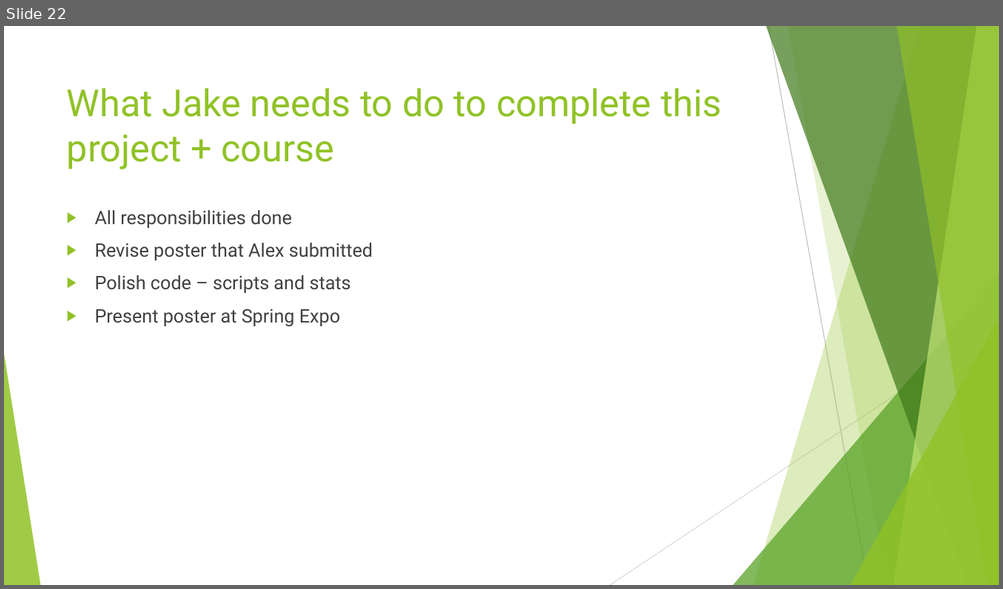
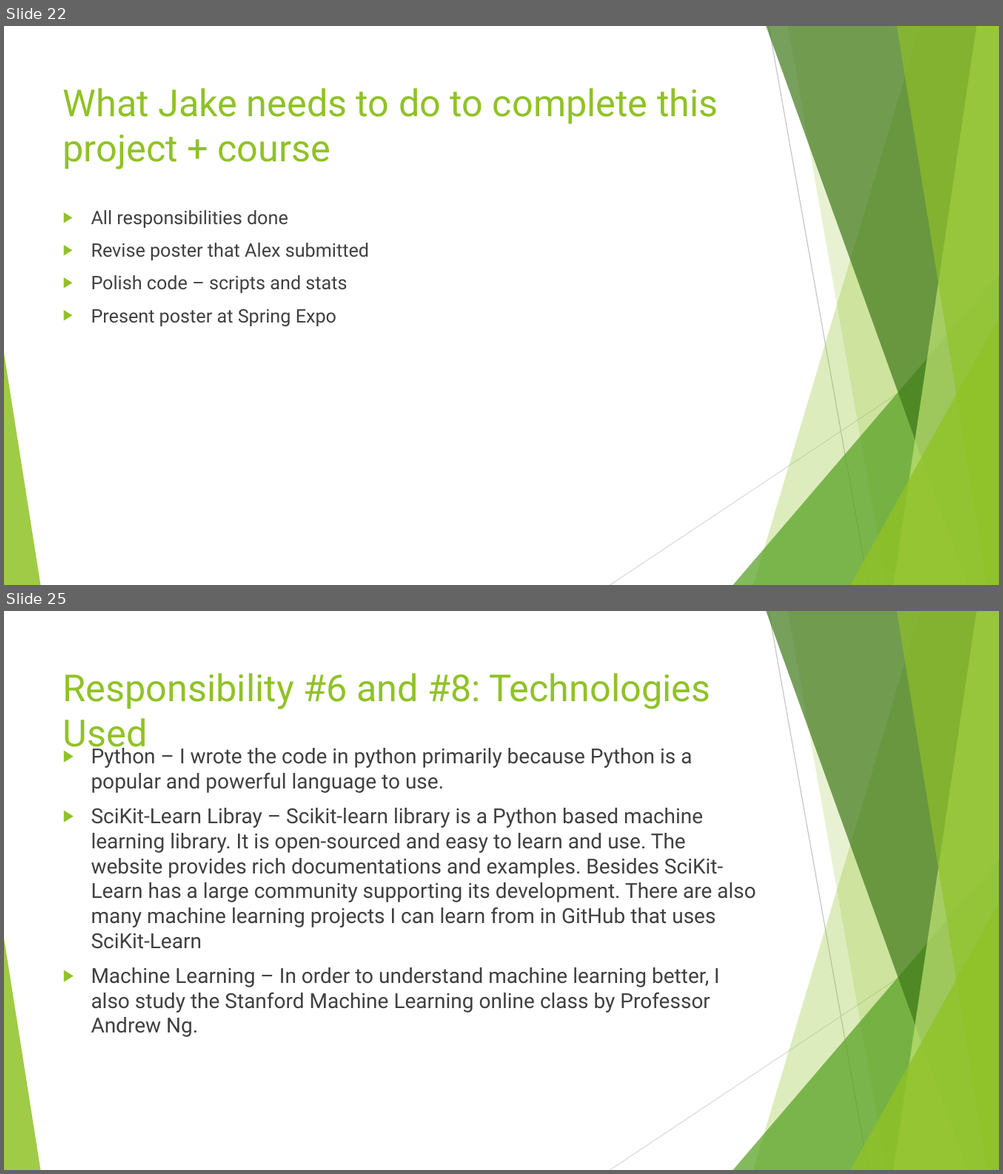
Before and after one commit to AlexDCraig/senior-capstone-project, a slide deck: FinalWinterTermProgressReport/FinalWinterTermDemo.pptx. Shown one above the other, each under a label of ours: slide 22 before the commit, slides 22 and 25 after it; the slides between them are not shown. The pictures are 1003x589 and 1003x1174 pixels, drawn with LibreOffice and Linux fonts; fonts in the diff are those of the drawing. Boxes give left, top, right and bottom in pixels: in the first picture for what was removed or moved away, otherwise in the second. Text is boxed around its words. In the diff, an @@ line names an element or a change of style, - is before the commit and + after.

```diff
--- a/FinalWinterTermProgressReport/FinalWinterTermDemo.pptx
+++ b/FinalWinterTermProgressReport/FinalWinterTermDemo.pptx
@@ slide 25 added at <box>4,611,999,1170</box>, background #FFFFFF; not listed: 10 template elements that a slide beside it also shows @@
@@ title added at <box>63,673,710,755</box>, 36 pt, text #90C226 @@
+Responsibility #6 and #8: Technologies Used
@@ text added at <box>91,744,755,1037</box>, 20 pt, text #404040 @@
+▶ Python – I wrote the code in python primarily because Python is a popular and powerful language to use.
+▶ SciKit-Learn Libray – Scikit-learn library is a Python based machine learning library. It is open-sourced and easy to learn and use. The website provides rich documentations and examples. Besides SciKit-Learn has a large community supporting its development. There are also many machine learning projects I can learn from in GitHub that uses SciKit-Learn
+▶ Machine Learning – In order to understand machine learning better, I also study the Stanford Machine Learning online class by Professor Andrew Ng.
@@ slide 22 changed as well @@
@@ title "What Jake needs to do ...": place and size @@
-title "What Jake needs to do ..." at <box>67,88,721,170</box>
+title "What Jake needs to do ..." at <box>63,88,717,170</box>
@@ text "All responsibilities done": place and size @@
-text "All responsibilities done" at <box>95,210,373,327</box>
+text "All responsibilities done" at <box>91,210,369,327</box>
```
Also in this commit, not shown: 21 other slides changed, 7 other slides added.
